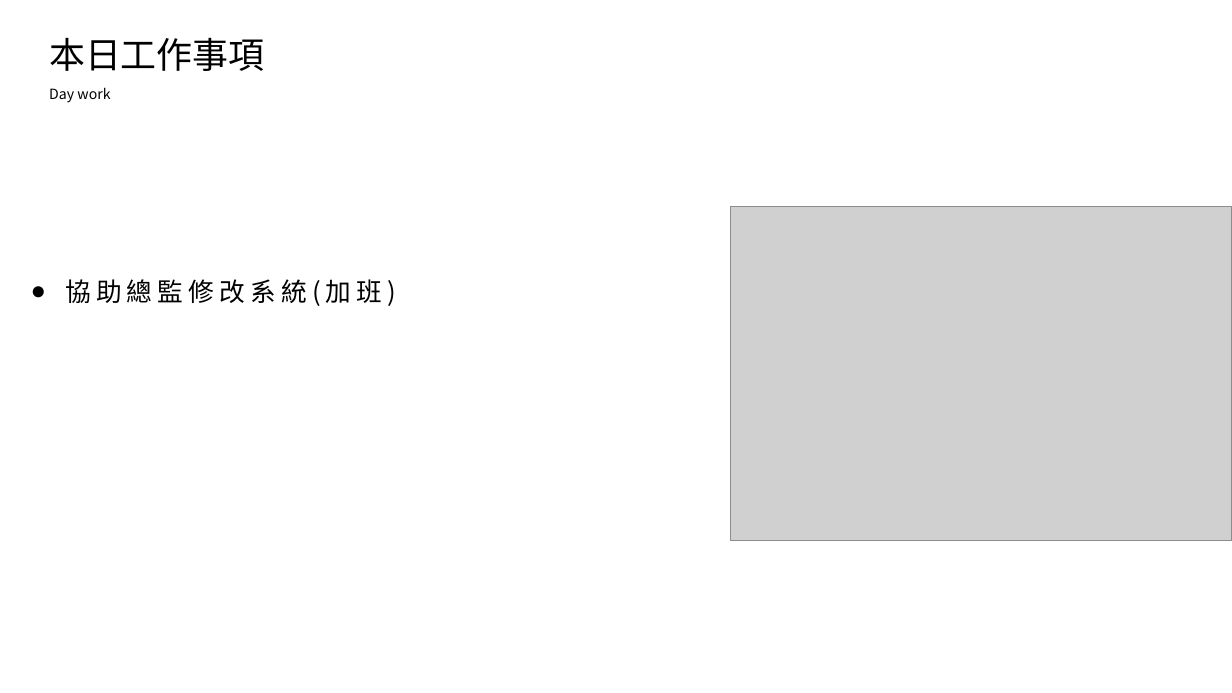
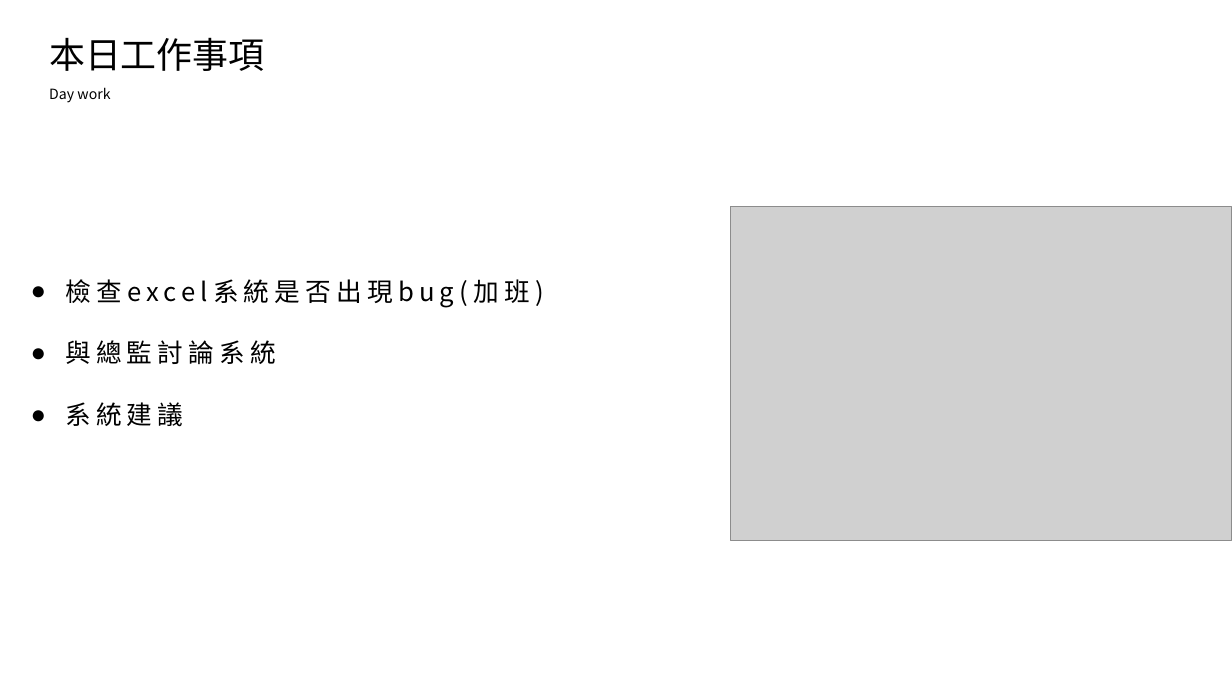
Before and after one commit to ZheHong1021/ExcelSystem, a slide deck: slide 2 of 工作日報_葉柏漢/2021.12/2021.12.09(加班)_2021.12.10工作日報_葉柏漢.pptx. Drawn at 1232x693 pixels with LibreOffice and Linux fonts; fonts in the diff are those of the drawing; grey boxes stand for pictures. Boxes give left, top, right and bottom in pixels: in the first picture for what was removed or moved away, otherwise in the second. Text is boxed around its words. In the diff, an @@ line names an element or a change of style, - is before the commit and + after.

```diff
--- a/工作日報_葉柏漢/2021.12/2021.12.09(加班)_2021.12.10工作日報_葉柏漢.pptx
+++ b/工作日報_葉柏漢/2021.12/2021.12.09(加班)_2021.12.10工作日報_葉柏漢.pptx
@@ text at [65, 279, 543, 427]: text changed @@
-● 協助總監修改系統(加班)
+● 檢查excel系統是否出現bug(加班)
+● 與總監討論系統
+● 系統建議
```
Also in this commit, not shown: 2 slides added, 1 other file.
